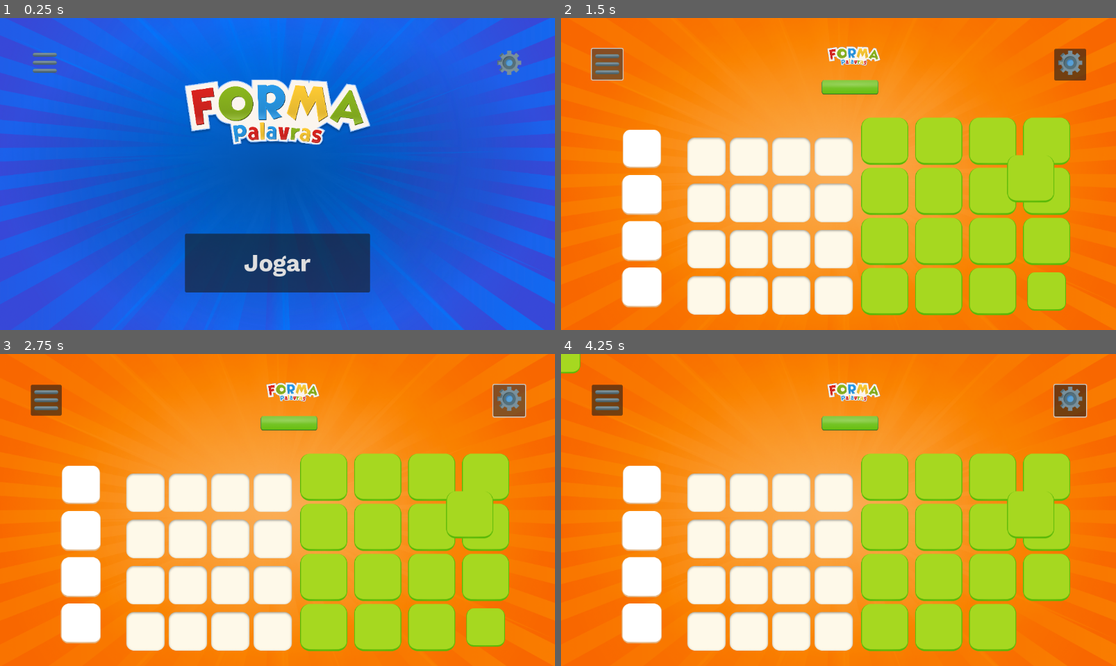
Above: before the commit, frames 1-4 (two rows, left to right).
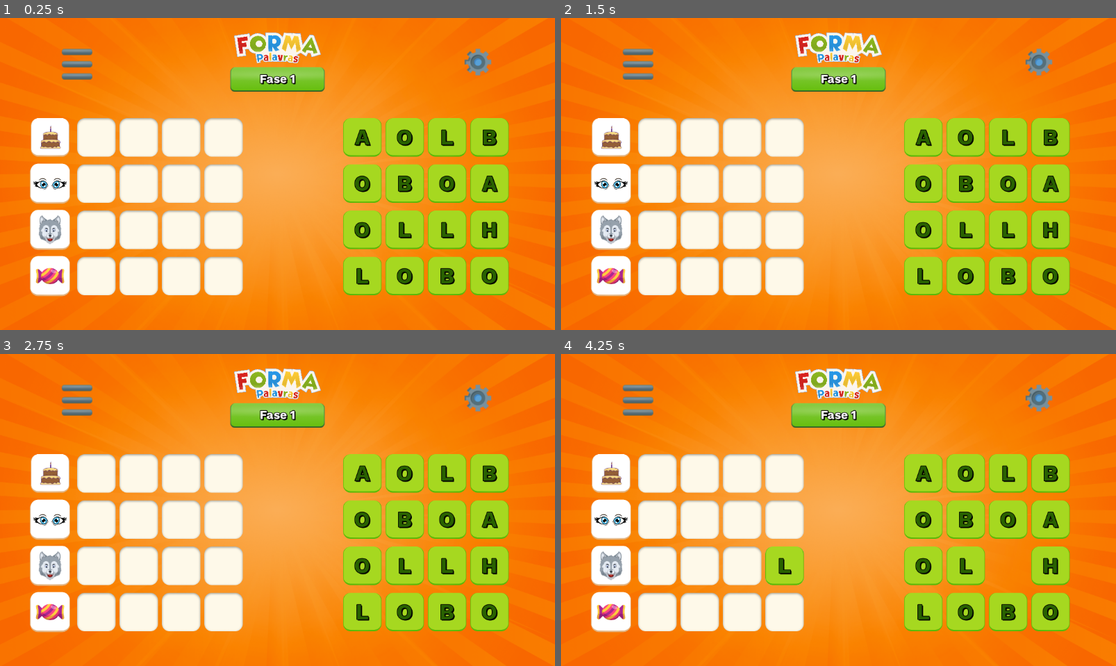
Above: after the commit, the same moments.

Repository: andersonritta/forma_palavra_1
Game: Godot game, scene res://scenes/teste_touch.tscn
Two runs of this game, one before a commit and one after it. Both use one fixed random seed, a clock stepped at 60 frames per second and the inputs below. Before the commit the project starts from res://scenes/main_menu.tscn.
Inputs (mouse positions are in pixels of both pictures, inside the frame that each line leads up to):
- Up to frame 1 (0.25 s): no input
- Up to frame 2 (1.5 s): click (838, 264) at 0.5 s, where only the run before the commit has a clickable "Jogar"; click (605, 64) at 1.27 s
- Up to frame 3 (2.75 s): click (510, 400) at 2.02 s
- Up to frame 4 (4.25 s): tap Enter at 2.75 s; drag from (1049, 628) to (894, 441) at 2.77 s; drag from (1005, 556) to (810, 572) at 3.52 s

The runs differ from the first frame. In frame 1, 100% of the frame differs, in the area x 0-100%, y 0-100%; in frame 2, 39%; in frame 3, 39%; in frame 4, 39%.
Error before the commit: Cannot call method 'get_node' on a null value. (res://scenes/game_scene.gd:39)

Commit message:
request: git pediu

Diff:
--- a/project.godot
+++ b/project.godot
@@ -11,7 +11,7 @@
 [application]
 
 config/name="New Game Project"
-run/main_scene="res://scenes/main_menu.tscn"
+run/main_scene="res://scenes/teste_touch.tscn"
 config/features=PackedStringArray("4.3", "Mobile")
 config/icon="res://icon.svg"
 
@@ -34,3 +34,4 @@
 [rendering]
 
 renderer/rendering_method="mobile"
+textures/vram_compression/import_etc2_astc=true
--- a/scenes/game_scene.gd
+++ b/scenes/game_scene.gd
@@ -5,7 +5,7 @@
 	{"imagem": "res://assets/imgs/cards/imagem_boca.webp", "palavra": "BOCA"},
 	{"imagem": "res://assets/imgs/cards/imagem_bola.webp", "palavra": "BOLA"},
 	{"imagem": "res://assets/imgs/cards/imagem_bolo.webp", "palavra": "BOLO"},
-	{"imagem": "res://assets/imgs/cards/imagem_bone.webp", "palavra": "BONE"},
+	{"imagem": "res://assets/imgs/cards/imagem_bone.webp", "palavra": "BONÉ"},
 	{"imagem": "res://assets/imgs/cards/imagem_bota.webp", "palavra": "BOTA"},
 	{"imagem": "res://assets/imgs/cards/imagem_casa.webp", "palavra": "CASA"},
 	{"imagem": "res://assets/imgs/cards/imagem_copo.webp", "palavra": "COPO"},
@@ -74,3 +74,11 @@
 
 func _ready():
 	carregar_imagens()
+
+
+func _on_options_pressed():
+	pass
+
+
+func _on_menu_pressed() -> void:
+	pass
--- a/scenes/main_menu.tscn
+++ b/scenes/main_menu.tscn
@@ -6,6 +6,7 @@
 [ext_resource type="Texture2D" uid="uid://tmycs8yay5iu" path="res://assets/icons/icon_menu.svg" id="3_8eq0a"]
 [ext_resource type="Texture2D" uid="uid://cvoo35s7wqo7r" path="res://assets/icons/icon_config.svg" id="4_w4krw"]
 [ext_resource type="Texture2D" uid="uid://dk5suo3c5ynhl" path="res://assets/imgs/Logo-Forma-Palavras.webp" id="5_ljsaq"]
+[ext_resource type="Texture2D" uid="uid://5c28ktmm6i0m" path="res://assets/imgs/bot_o_menu.webp" id="7_ksmui"]
 
 [node name="Main Menu" type="CanvasLayer"]
 script = ExtResource("1_sdwyg")
@@ -56,5 +57,19 @@
 flat = true
 icon_alignment = 1
 
+[node name="TouchScreenButton" type="TouchScreenButton" parent="."]
+position = Vector2(352, 344)
+scale = Vector2(1.0566, 1)
+texture_normal = ExtResource("7_ksmui")
+
+[node name="Label" type="Label" parent="TouchScreenButton"]
+offset_right = 477.0
+offset_bottom = 56.0
+theme_override_fonts/font = ExtResource("2_kwkep")
+theme_override_font_sizes/font_size = 35
+text = "Jogar"
+horizontal_alignment = 1
+vertical_alignment = 1
+
 [connection signal="pressed" from="Control/Play" to="." method="_on_play_pressed"]
 [connection signal="pressed" from="Control/Options" to="." method="_on_options_pressed"]
--- a/scenes/teste_touch.tscn
+++ b/scenes/teste_touch.tscn
@@ -626,3 +626,6 @@
 theme_override_font_sizes/font_size = 45
 horizontal_alignment = 1
 vertical_alignment = 1
+
+[connection signal="pressed" from="Menu" to="." method="_on_menu_pressed"]
+[connection signal="pressed" from="Options" to="." method="_on_options_pressed"]
--- a/scripts/botao_letra.gd
+++ b/scripts/botao_letra.gd
@@ -70,7 +70,6 @@
 var initialPos: Vector2
 
 func _input(event):
-	print(global_position)
 	# Detectar início do clique ou toque
 	if (event is InputEventScreenTouch or event is InputEventMouseButton) and event.pressed and draggable:
 		initialPos = global_position
@@ -93,7 +92,7 @@
 			tween.tween_property(self, "global_position", initialPos, 0.2).set_ease(Tween.EASE_OUT)
 
 
-func _on_area_2d_input_event(viewport, event, shape_idx) -> void:
+func _on_area_2d_input_event(viewport, event, shape_idx):
 	if event is InputEventScreenTouch and event.pressed:
 		draggable = true
 		scale = Vector2(1.05, 1.05)
--- a/scripts/main_menu.gd
+++ b/scripts/main_menu.gd
@@ -8,7 +8,7 @@
 	pass
 
 func _on_play_pressed():
-	get_tree().change_scene_to_file("res://scenes/game_scene.tscn")
+	get_tree().change_scene_to_file("res://scenes/teste_touch.tscn")
 	pass
 
 func _on_options_pressed():
Binary file changed: assets/imgs/cards/imagem_bala.webp
Binary file changed: assets/imgs/cards/imagem_boca.webp
Binary file changed: assets/imgs/cards/imagem_bola.webp
Binary file changed: assets/imgs/cards/imagem_bolo.webp
Binary file changed: assets/imgs/cards/imagem_bone.webp
Binary file changed: assets/imgs/cards/imagem_bota.webp
Binary file changed: assets/imgs/cards/imagem_casa.webp
Binary file changed: assets/imgs/cards/imagem_copo.webp
Binary file changed: assets/imgs/cards/imagem_dado.webp
Binary file changed: assets/imgs/cards/imagem_faca.webp
Binary file changed: assets/imgs/cards/imagem_foca.webp
Binary file changed: assets/imgs/cards/imagem_fogo.webp
(and 20 more such lines)
